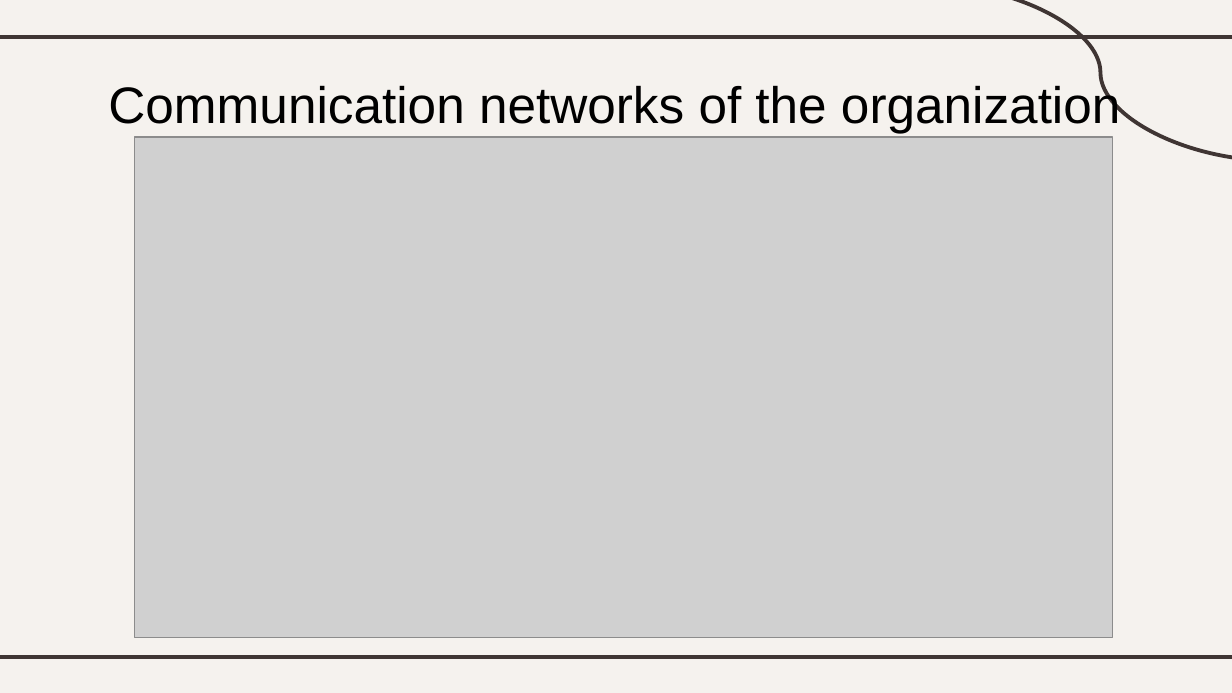
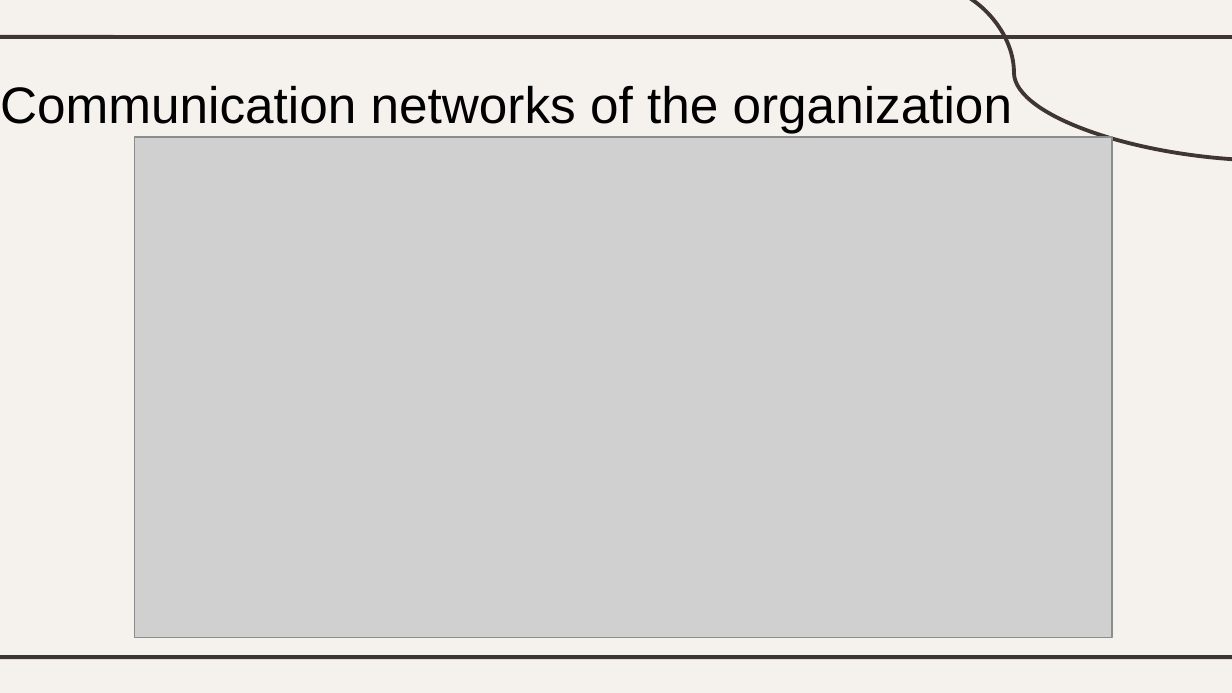
Before and after one commit to mononokai/3rd-semester, a slide deck: slide 19 of workplace-communication/Lecture 1.pptx. Drawn at 1232x693 pixels with LibreOffice and Linux fonts; fonts in the diff are those of the drawing; grey boxes stand for pictures. Boxes give left, top, right and bottom in pixels: in the first picture for what was removed or moved away, otherwise in the second. Text is boxed around its words. In the diff, an @@ line names an element or a change of style, - is before the commit and + after.

```diff
--- a/workplace-communication/Lecture 1.pptx
+++ b/workplace-communication/Lecture 1.pptx
@@ curved line (928, 0) - (1232, 160): route changed @@
@@ title "Communication networks of the organization": place and size @@
-title "Communication networks of the organization" at [108,82,1120,133]
+title "Communication networks of the organization" at [0,85,1012,133]
```
Also in this commit, not shown: 28 other slides changed, 1 other file.
